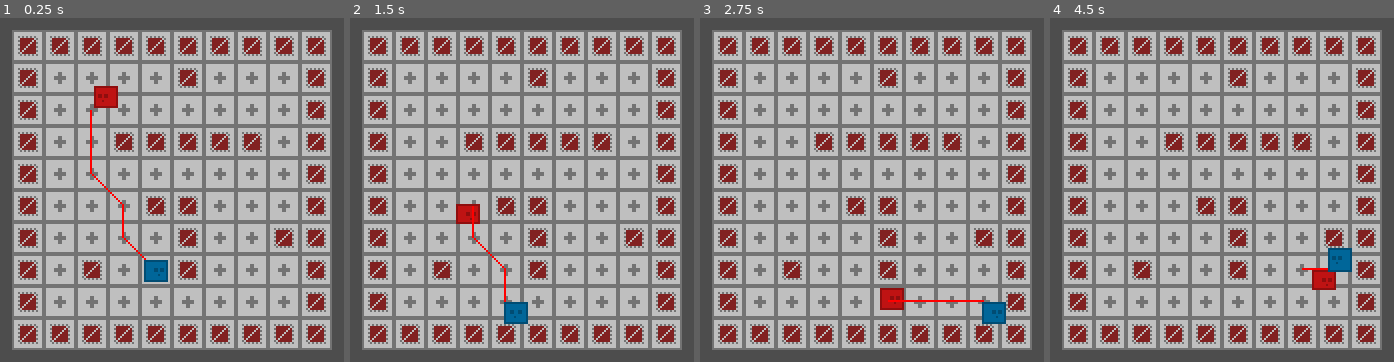
Above: before the commit, frames 1-4 (left to right).
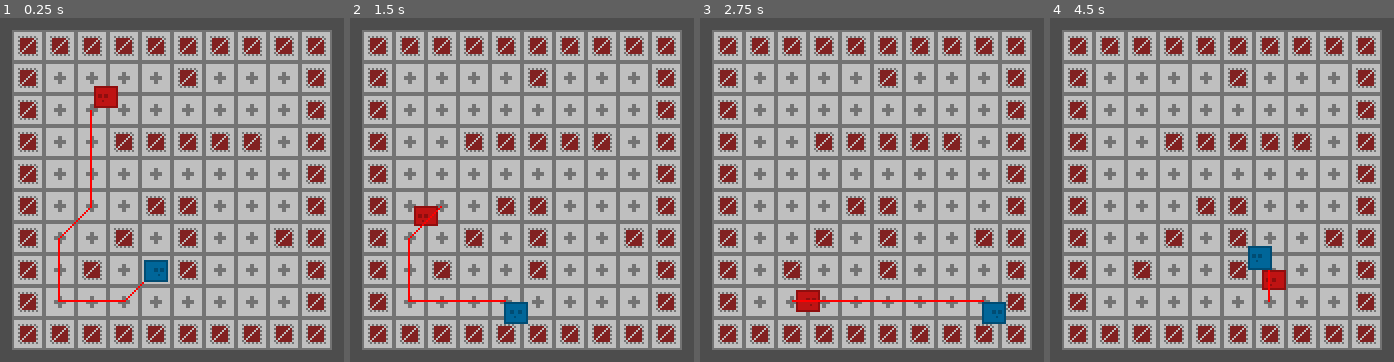
Above: after the commit, the same moments.

Repository: ewylson/custom-pathfinding
Game: Godot game, scene res://demo/demo_level.tscn
Two runs of this game, one before a commit and one after it. Both use one fixed random seed, a clock stepped at 60 frames per second and the inputs below.
Inputs:
- Up to frame 1 (0.25 s): no input
- Up to frame 2 (1.5 s): hold Right (ui_right) 0.53-1.28 s; hold Down (ui_down) from 1.28 s (still down)
- Up to frame 3 (2.75 s): release Down (ui_down) at 2.03 s; hold Right (ui_right) from 2.03 s (still down)
- Up to frame 4 (4.5 s): release Right (ui_right) at 2.78 s; hold Up (ui_up) 2.78-3.53 s; hold Left (ui_left) from 3.53 s (still down)

The runs differ from the first frame. In frame 1, 0.7% of the frame differs, in the area x 16-43%, y 45-83%; in frame 2, 1.5%; in frame 3, 1.2%; in frame 4, 2.1%, in the area x 33-88%, y 61-83%.

Commit message:
[misc] update demo level

Diff:
--- a/demo/demo_level.tscn
+++ b/demo/demo_level.tscn
@@ -31,7 +31,7 @@
 tile_set = ExtResource("1_2dgm5")
 
 [node name="ObstaclesLayer" type="TileMapLayer" parent="TileMapLayers"]
-tile_map_data = PackedByteArray("AAAPAAYAAAABAAEAAAAPAAcAAAA …(704 unchanged characters)… BAAEAAAAQAAYAAAABAAEAAAATAAsAAAABAAEAAAA=")
+tile_map_data = PackedByteArray("AAAPAAYAAAABAAEAAAAPAAcAAAA …(704 unchanged characters)… BAAEAAAAQAAYAAAABAAEAAAATAAsAAAABAAEAAAASAAwAAAABAAEAAAA=")
 tile_set = ExtResource("1_2dgm5")
 
 [node name="EnemyCharacter" parent="." node_paths=PackedStringArray("movement_target") instance=ExtResource("2_cpltm")]
@@ -39,7 +39,7 @@
 movement_target = NodePath("../PlayableCharacter")
 
 [node name="Pathfinder2D" parent="EnemyCharacter" index="2"]
-heuristic = 0
+target_desired_distance = 5.0
 diagonal_mode = 3
 debug_enabled = true
 
